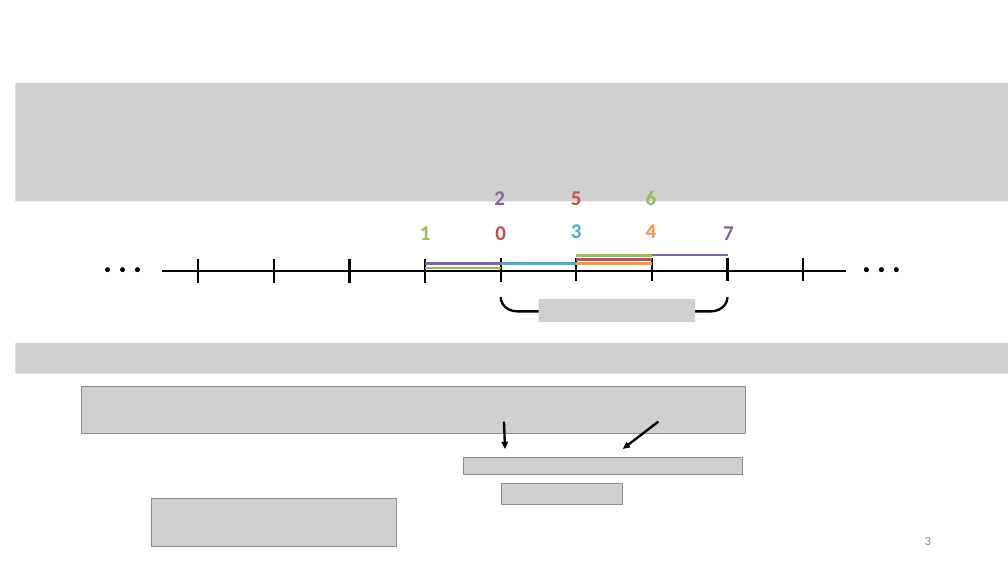
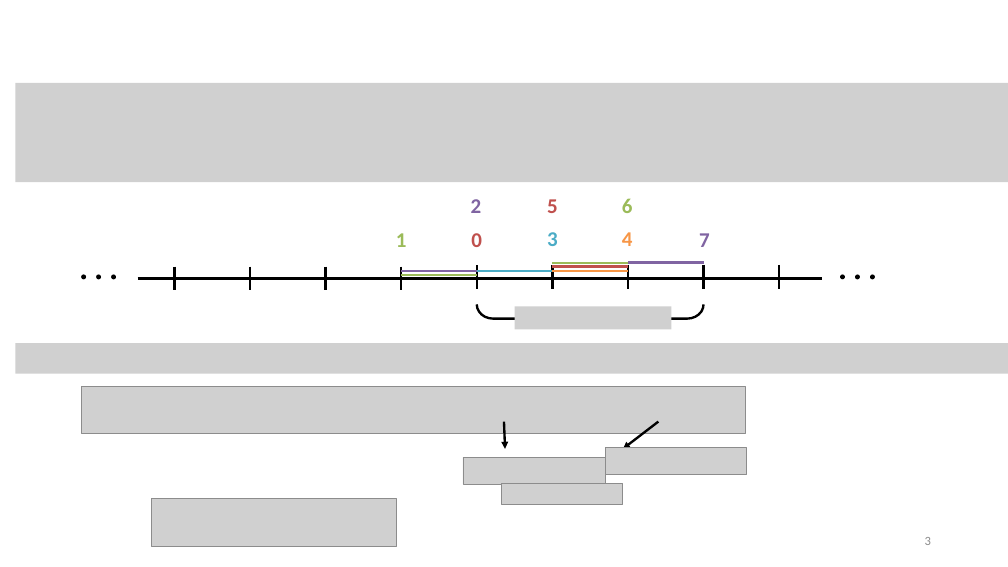
Before and after one commit to tyokokur/presentations, a slide deck: slide 3 of 20230427 CBE Student Colloquium.pptx. Drawn at 1008x567 pixels with LibreOffice and Linux fonts; fonts in the diff are those of the drawing; grey boxes stand for pictures; background and template pictures are left out. Boxes give left, top, right and bottom in pixels: in the first picture for what was removed or moved away, otherwise in the second. Text is boxed around its words. In the diff, an @@ line names an element or a change of style, - is before the commit and + after.

```diff
--- a/20230427 CBE Student Colloquium.pptx
+++ b/20230427 CBE Student Colloquium.pptx
@@ picture: place and size @@
-picture at (15,83,1008,202)
+picture at (15,83,1008,182)
@@ 5 lines, 2 texts: place and size @@
-5 lines, 2 texts at (198,224,657,284)
+5 lines, 2 texts at (175,232,633,290)
@@ 12 lines, 6 texts, 6 ellipses, 1 left bracket, 1 picture: place and size @@
-12 lines, 6 texts, 6 ellipses, 1 left bracket, 1 picture at (106,190,898,322)
+12 lines, 6 texts, 6 ellipses, 1 left bracket, 1 picture at (82,198,875,329)
@@ picture added at (606,448,746,475) @@
@@ picture: place and size @@
-picture at (463,457,742,475)
+picture at (463,457,605,485)
```
Also in this commit, not shown: 4 other slides changed.
